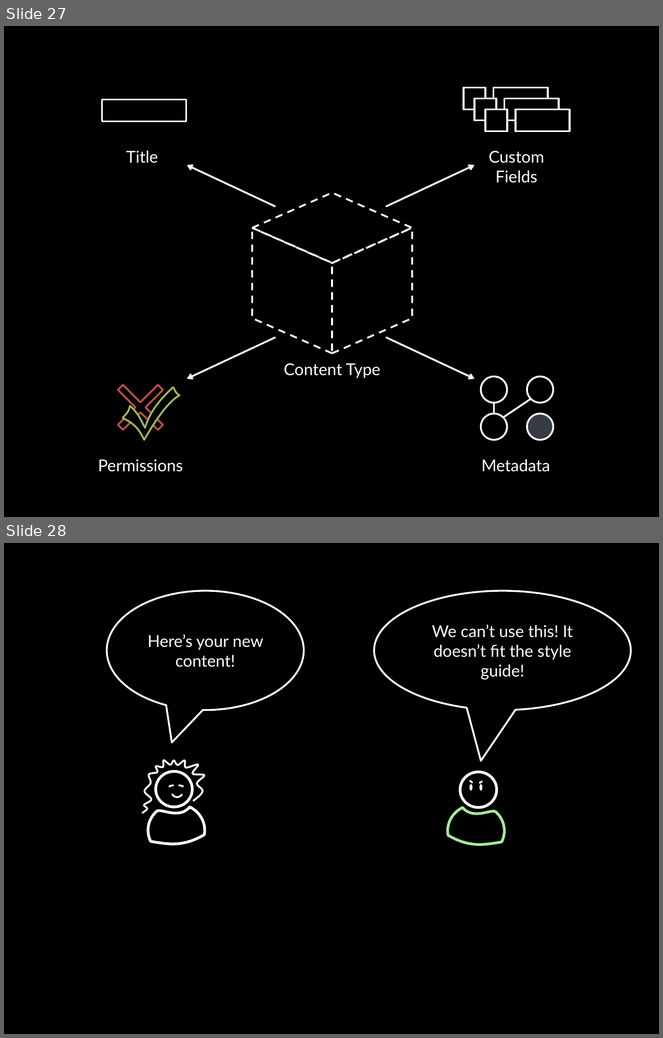
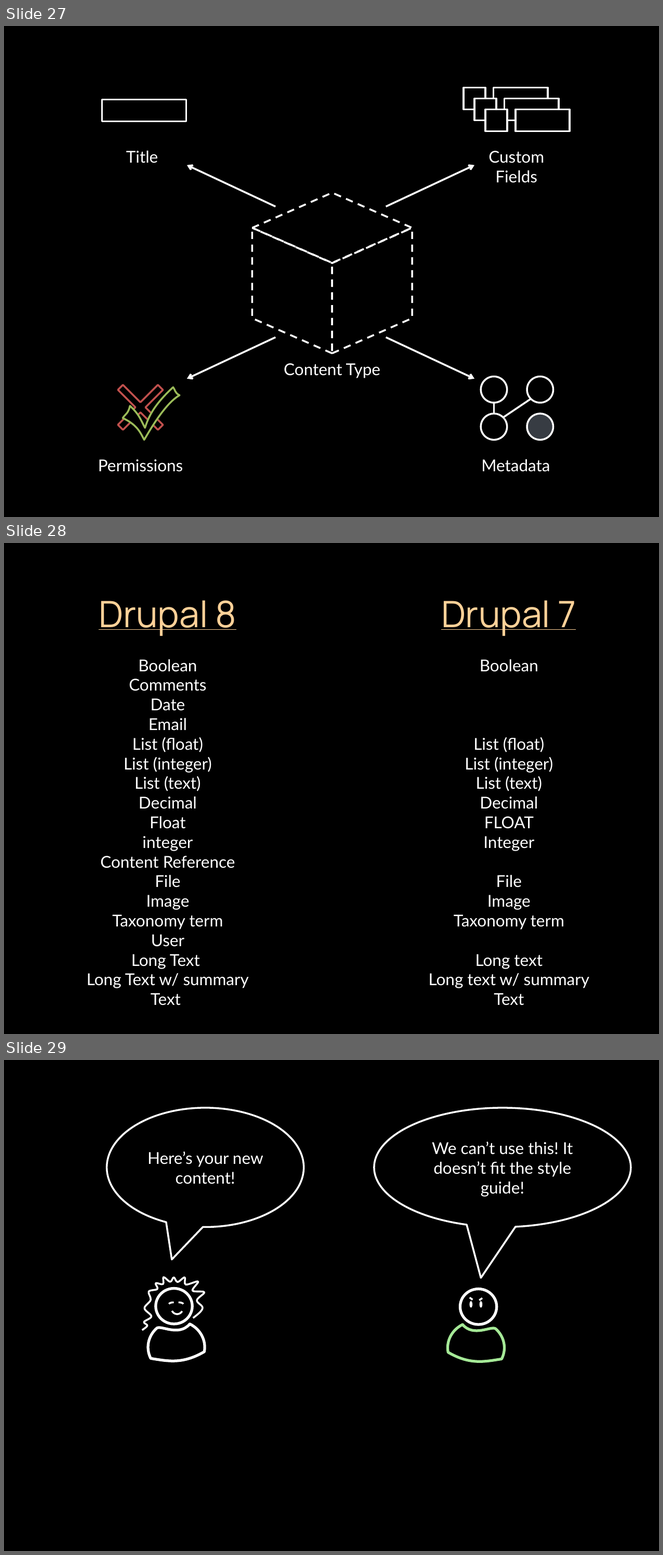
Before and after one commit to socketwench/introToContentTypes, a slide deck: src/introToContentTypes.pptx. Shown one above the other, each under a label of ours: slides 27 and 28 before the commit, slides 27, 28 and 29 after it. The pictures are 663x1038 and 663x1555 pixels, drawn with LibreOffice and Linux fonts; fonts in the diff are those of the drawing. Boxes give left, top, right and bottom in pixels: in the first picture for what was removed or moved away, otherwise in the second. Text is boxed around its words. In the diff, an @@ line names an element or a change of style, - is before the commit and + after.

Commit message:
Added some create content slides that I don't like.

```diff
--- a/src/introToContentTypes.pptx
+++ b/src/introToContentTypes.pptx
@@ slide 28 added at [4, 543, 659, 1034], background #000000 @@
@@ text added at [99, 600, 236, 636], 40 pt, text #FFD198, underline @@
+Drupal 8
@@ text added at [441, 600, 576, 636], 40 pt, text #FFD198, underline @@
+Drupal 7
@@ text added at [87, 659, 249, 1006], 18 pt, text #FFFFFF @@
+Boolean
+Comments
+Date
+Email
+List (float)
+List (integer)
+List (text)
+Decimal
+Float
+integer
+Content Reference
+File
+Image
+Taxonomy term
+User
+Long Text
+Long Text w/ summary
+Text
@@ text added at [429, 659, 590, 1006], 18 pt, text #FFFFFF @@
+Boolean
+List (float)
+List (integer)
+List (text)
+Decimal
+FLOAT
+Integer
+File
+Image
+Taxonomy term
+Long text
+Long text w/ summary
+Text
@@ what was slide 28 is now slide 29 @@
```
Also in this commit, not shown: 1 other file.
